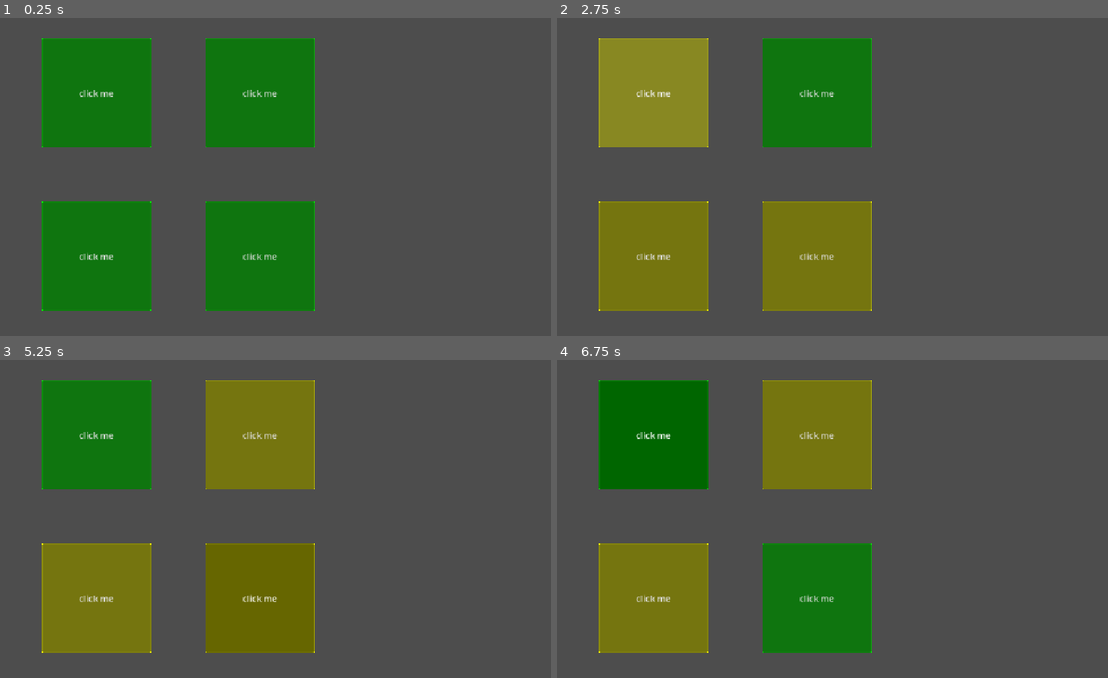
Above: before the commit, frames 1-4 (two rows, left to right).
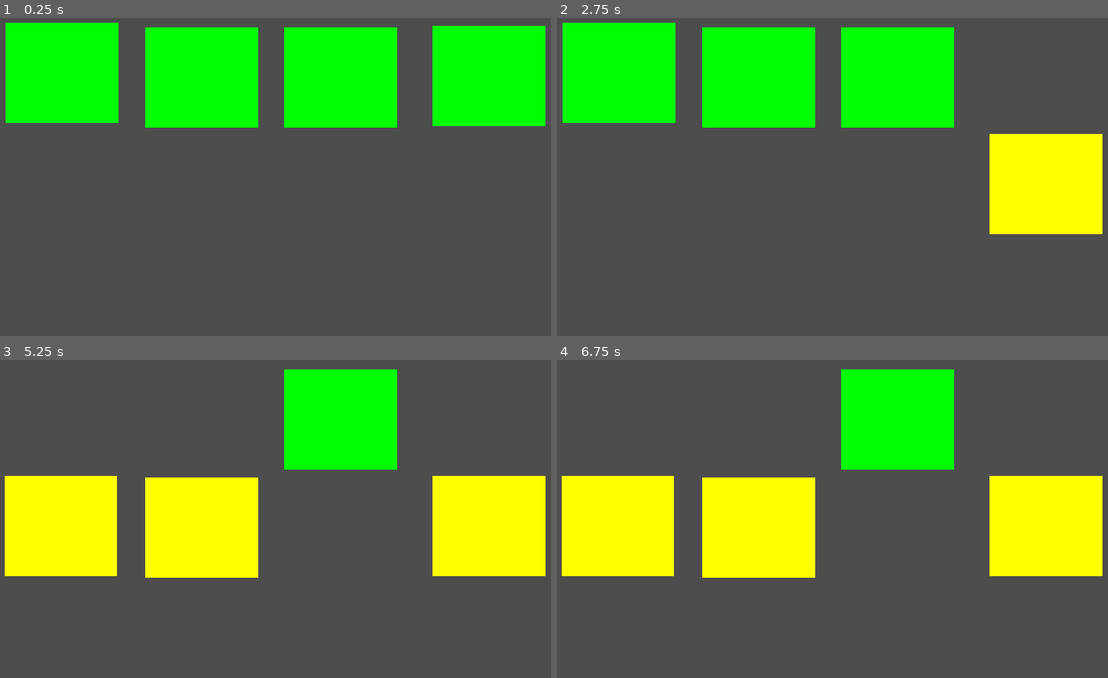
Above: after the commit, the same moments.

Repository: xXample/game-jam-2026
Game: Godot game, scene res://main.tscn
Two runs of this game, one before a commit and one after it. Both use one fixed random seed, a clock stepped at 60 frames per second and the inputs below.
Inputs (mouse positions are in pixels of both pictures, inside the frame that each line leads up to):
- Up to frame 1 (0.25 s): no input
- Up to frame 2 (2.75 s): click (656, 94) at 0.5 s, where only the run before the commit has a clickable "click me"; click (656, 94) at 1.25 s, where only the run before the commit has a clickable "click me"; click (656, 94) at 2 s, where only the run before the commit has a clickable "click me"
- Up to frame 3 (5.25 s): move the mouse to (440, 484) at 2.77 s; click (440, 484) at 2.92 s; tap Enter at 3.5, 5 s; move the mouse to (176, 519) at 3.52 s; click (176, 519) at 3.67 s; tap Space at 4.25 s; move the mouse to (363, 423) at 4.27 s; click (363, 423) at 4.42 s; move the mouse to (269, 573) at 5.02 s; click (269, 573) at 5.17 s
- Up to frame 4 (6.75 s): tap Space at 5.75 s; move the mouse to (1047, 553) at 5.77 s; click (1047, 553) at 5.92 s; tap Enter at 6.5 s; move the mouse to (672, 449) at 6.52 s; click (672, 449) at 6.67 s

The runs differ from the first frame. In frame 1, 45% of the frame differs, in the area x 0-100%, y 1-93%; in frame 2, 45%; in frame 3, 48%, in the area x 0-100%, y 2-93%; in frame 4, 48%.

Commit message:
Implement core functions

Diff:
--- a/block.tscn
+++ /dev/null
@@ -1,24 +0,0 @@
-[gd_scene format=3 uid="uid://bir8hgpy2sytk"]
-
-[ext_resource type="Script" uid="uid://dw1w5ji75sju5" path="res://block.gd" id="1_im0tn"]
-
-[node name="Block" type="Control" unique_id=1895391516]
-layout_mode = 3
-anchors_preset = 15
-anchor_right = 1.0
-anchor_bottom = 1.0
-grow_horizontal = 2
-grow_vertical = 2
-script = ExtResource("1_im0tn")
-
-[node name="Placeholder" type="ColorRect" parent="." unique_id=1768524577]
-layout_mode = 0
-offset_right = 200.0
-offset_bottom = 200.0
-color = Color(0.11372549, 1, 0.18431373, 1)
-
-[node name="ClickArea" type="Button" parent="." unique_id=76333994]
-layout_mode = 0
-offset_right = 200.0
-offset_bottom = 200.0
-text = "click me"
--- /dev/null
+++ b/clickable.gd
@@ -0,0 +1,79 @@
+extends Area2D
+
+var health = 0
+var time_in_danger = 0
+const TRANSITION_TIME = 5
+
+# Called when the node enters the scene tree for the first time.
+func _ready() -> void:
+	#print("game start")
+	#$"Green_collision".hide()
+	#$"Green_collision".disabled = true
+	$"Yellow_collision".hide()
+	$"Yellow_collision".disabled = true
+	$"Red_collision".hide()
+	$"Red_collision".disabled = true
+
+# Called every frame. 'delta' is the elapsed time since the previous frame.
+func _process(delta: float) -> void:
+	if ($"Green_collision".is_visible_in_tree()):
+		time_in_danger = 0
+		return
+
+	time_in_danger += delta
+	if (time_in_danger >= TRANSITION_TIME):
+		if ($"Yellow_collision".is_visible_in_tree()):
+			make_red()
+			time_in_danger = 0
+		else:
+			$"..".game_over()
+			time_in_danger = 0 #for debugging
+
+
+func _on_input_event(viewport: Node, event: InputEvent, shape_idx: int) -> void:
+	if event is InputEventMouseButton and event.pressed and get_parent().wacks > 0:
+		get_parent().wacks -= 1
+		#print(get_parent().wacks)
+		if $"Red_collision".is_visible_in_tree():
+			health -= 1
+			if (health == 0):
+				$"Red_collision".hide()
+				$"Red_collision".disabled = true
+				$"Yellow_collision".show()
+				$"Yellow_collision".disabled = false
+				const YELLOW_HEALTH = 3
+				health = YELLOW_HEALTH
+
+		elif $"Yellow_collision".is_visible_in_tree():
+			health -= 1
+			if (health == 0):
+				$"Yellow_collision".hide()
+				$"Yellow_collision".disabled = true
+				$"Green_collision".show()
+				$"Green_collision".disabled = false
+				const GREEN_HEALTH = 0
+				health = GREEN_HEALTH
+
+
+
+func make_yellow():
+	assert($"Green_collision".is_visible_in_tree())
+	$"Green_collision".hide()
+	$"Green_collision".disabled = true
+
+	$"Yellow_collision".show()
+	$"Yellow_collision".disabled = false
+	health = 3
+
+func make_red():
+	assert($"Yellow_collision".is_visible_in_tree())
+	$"Yellow_collision".hide()
+	$"Yellow_collision".disabled = true
+
+	$"Red_collision".show()
+	$"Red_collision".disabled = false
+	health += 5
+
+#func game_over():
+	#print("Game Over")
+	#set_process(false)
--- a/game_manager.gd
+++ /dev/null
@@ -1,52 +0,0 @@
-extends Node
-
-
-@onready var blocks = [
-	$"../Block",
-	$"../Block2",
-	$"../Block3",
-	$"../Block4"
-]
-
-
-const SPAWN_INTERVAL = 2.5
-
-var spawn_timer = 0.0
-
-
-func _process(delta):
-	spawn_timer += delta
-
-	if spawn_timer >= SPAWN_INTERVAL:
-		spawn_timer = 0.0
-		spawn_monsters()
-
-
-func spawn_monsters():
-	var available_blocks = []
-
-	for block in blocks:
-		if block.is_green():
-			available_blocks.append(block)
-
-	if available_blocks.size() == 0:
-		return
-
-	var roll = randf()
-	var amount = 1
-
-	if roll < 0.05:
-		amount = 4
-	elif roll < 0.20:
-		amount = 3
-	elif roll < 0.40:
-		amount = 2
-	else:
-		amount = 1
-
-	amount = min(amount, available_blocks.size())
-
-	for i in range(amount):
-		var block = available_blocks.pick_random()
-		block.make_yellow()
-		available_blocks.erase(block)
--- /dev/null
+++ b/main.gd
@@ -0,0 +1,51 @@
+extends Node2D
+
+@onready var mon_1 = $"Monster_1"
+@onready var mon_2 = $"Monster_2"
+@onready var mon_3 = $"Monster_3"
+@onready var mon_4 = $"Monster_4"
+@onready var monsters = [mon_1, mon_2, mon_3, mon_4]
+var wacks = 20
+
+func _ready() -> void:
+	print("game_start")
+	pass
+
+
+const SPAWN_INTERVAL = 2.5
+var spawn_timer = 0
+var wack_timer = 0
+func _process(delta: float) -> void:
+	wack_timer += delta
+	if (wack_timer >= 0.5):
+		wacks = min(20, wacks + 1)
+		wack_timer = 0
+
+	spawn_timer += delta
+	if spawn_timer >= SPAWN_INTERVAL:
+		spawn_timer = 0.0
+		spawn_monsters()
+
+func spawn_monsters():
+	var green_monsters = []
+	for m in monsters:
+		if m.get_node("Green_collision").is_visible_in_tree():
+			green_monsters.append(m)
+
+	var roll = randf()
+	var amount = -1
+
+	if roll <=   0.05: amount = 4
+	elif roll <= 0.20: amount = 3
+	elif roll <= 0.40: amount = 2
+	else: amount = 1
+
+	amount = min(amount, green_monsters.size())
+	for i in range(amount):
+		var monster = green_monsters.pick_random()
+		monster.make_yellow()
+		green_monsters.erase(monster)
+
+func game_over():
+	print("Game Over")
+	get_tree().quit()
--- a/main.tscn
+++ b/main.tscn
@@ -1,43 +1,181 @@
 [gd_scene format=3 uid="uid://iosb2w0fsbmo"]
 
-[ext_resource type="PackedScene" uid="uid://bir8hgpy2sytk" path="res://block.tscn" id="1_ig7tw"]
-[ext_resource type="Script" uid="uid://c4tpwiy02f8p2" path="res://game_manager.gd" id="2_0xm2m"]
+[ext_resource type="Script" uid="uid://dd7iyriboctgt" path="res://main.gd" id="1_0xm2m"]
+[ext_resource type="Script" uid="uid://dgmkti8ou64v6" path="res://clickable.gd" id="1_ig7tw"]
 
-[node name="Main" type="Control" unique_id=1007403435]
-layout_mode = 3
-anchors_preset = 15
-anchor_right = 1.0
-anchor_bottom = 1.0
-grow_horizontal = 2
-grow_vertical = 2
+[sub_resource type="RectangleShape2D" id="RectangleShape2D_k30ep"]
+size = Vector2(209, 182)
 
-[node name="Block" parent="." unique_id=1895391516 instance=ExtResource("1_ig7tw")]
-layout_mode = 1
-offset_left = 100.0
-offset_top = 100.0
-offset_right = 100.0
-offset_bottom = 100.0
+[sub_resource type="RectangleShape2D" id="RectangleShape2D_ycxyu"]
+size = Vector2(207.5, 158.5)
 
-[node name="Block2" parent="." unique_id=1798732807 instance=ExtResource("1_ig7tw")]
-layout_mode = 1
-offset_left = 400.0
-offset_top = 100.0
-offset_right = 400.0
-offset_bottom = 100.0
+[sub_resource type="RectangleShape2D" id="RectangleShape2D_b0why"]
+size = Vector2(202, 150.5)
 
-[node name="Block3" parent="." unique_id=244716277 instance=ExtResource("1_ig7tw")]
-layout_mode = 1
-offset_left = 100.0
-offset_top = 400.0
-offset_right = 100.0
-offset_bottom = 400.0
+[node name="Main" type="Node2D" unique_id=520729202]
+script = ExtResource("1_0xm2m")
 
-[node name="Block4" parent="." unique_id=832808915 instance=ExtResource("1_ig7tw")]
-layout_mode = 1
-offset_left = 400.0
-offset_top = 400.0
-offset_right = 400.0
-offset_bottom = 400.0
+[node name="Monster_1" type="Area2D" parent="." unique_id=1528871679]
+position = Vector2(132, 40)
+script = ExtResource("1_ig7tw")
 
-[node name="GameManager" type="Node" parent="." unique_id=852141296]
-script = ExtResource("2_0xm2m")
+[node name="Green_collision" type="CollisionShape2D" parent="Monster_1" unique_id=937704843]
+position = Vector2(2, 125)
+shape = SubResource("RectangleShape2D_k30ep")
+
+[node name="ColorRect" type="ColorRect" parent="Monster_1/Green_collision" unique_id=2122062879]
+offset_left = -101.0
+offset_top = -95.0
+offset_right = 106.0
+offset_bottom = 89.0
+mouse_filter = 2
+color = Color(0, 1, 0, 1)
+
+[node name="Yellow_collision" type="CollisionShape2D" parent="Monster_1" unique_id=604124941]
+position = Vector2(4.25, 328.75)
+shape = SubResource("RectangleShape2D_ycxyu")
+
+[node name="ColorRect" type="ColorRect" parent="Monster_1/Yellow_collision" unique_id=1547769829]
+offset_left = -105.25
+offset_top = -93.75
+offset_right = 101.75
+offset_bottom = 90.25
+mouse_filter = 2
+color = Color(1, 1, 0, 1)
+
+[node name="Red_collision" type="CollisionShape2D" parent="Monster_1" unique_id=2027534067]
+position = Vector2(6, 506.75)
+shape = SubResource("RectangleShape2D_b0why")
+
+[node name="ColorRect" type="ColorRect" parent="Monster_1/Red_collision" unique_id=834639529]
+offset_left = -105.25
+offset_top = -93.75
+offset_right = 101.75
+offset_bottom = 90.25
+mouse_filter = 2
+color = Color(1, 0, 0, 1)
+
+[node name="Monster_2" type="Area2D" parent="." unique_id=1038749568]
+position = Vector2(390, 43)
+script = ExtResource("1_ig7tw")
+
+[node name="Green_collision" type="CollisionShape2D" parent="Monster_2" unique_id=2115689485]
+position = Vector2(2, 125)
+shape = SubResource("RectangleShape2D_k30ep")
+
+[node name="ColorRect" type="ColorRect" parent="Monster_2/Green_collision" unique_id=387288244]
+offset_left = -102.0
+offset_top = -90.0
+offset_right = 105.0
+offset_bottom = 94.0
+mouse_filter = 2
+color = Color(0, 1, 0, 1)
+
+[node name="Yellow_collision" type="CollisionShape2D" parent="Monster_2" unique_id=245474747]
+position = Vector2(4.25, 328.75)
+shape = SubResource("RectangleShape2D_ycxyu")
+
+[node name="ColorRect" type="ColorRect" parent="Monster_2/Yellow_collision" unique_id=1685404393]
+offset_left = -105.25
+offset_top = -93.75
+offset_right = 101.75
+offset_bottom = 90.25
+mouse_filter = 2
+color = Color(1, 1, 0, 1)
+
+[node name="Red_collision" type="CollisionShape2D" parent="Monster_2" unique_id=59354043]
+position = Vector2(6, 506.75)
+shape = SubResource("RectangleShape2D_b0why")
+
+[node name="ColorRect" type="ColorRect" parent="Monster_2/Red_collision" unique_id=1233730193]
+offset_left = -105.25
+offset_top = -93.75
+offset_right = 101.75
+offset_bottom = 90.25
+mouse_filter = 2
+color = Color(1, 0, 0, 1)
+
+[node name="Monster_3" type="Area2D" parent="." unique_id=352706588]
+position = Vector2(645, 44)
+script = ExtResource("1_ig7tw")
+
+[node name="Green_collision" type="CollisionShape2D" parent="Monster_3" unique_id=1681073107]
+position = Vector2(2, 125)
+shape = SubResource("RectangleShape2D_k30ep")
+
+[node name="ColorRect" type="ColorRect" parent="Monster_3/Green_collision" unique_id=1005605455]
+offset_left = -102.0
+offset_top = -90.0
+offset_right = 105.0
+offset_bottom = 94.0
+mouse_filter = 2
+color = Color(0, 1, 0, 1)
+
+[node name="Yellow_collision" type="CollisionShape2D" parent="Monster_3" unique_id=1761422336]
+position = Vector2(4.25, 328.75)
+shape = SubResource("RectangleShape2D_ycxyu")
+
+[node name="ColorRect" type="ColorRect" parent="Monster_3/Yellow_collision" unique_id=1391185330]
+offset_left = -105.25
+offset_top = -93.75
+offset_right = 101.75
+offset_bottom = 90.25
+mouse_filter = 2
+color = Color(1, 1, 0, 1)
+
+[node name="Red_collision" type="CollisionShape2D" parent="Monster_3" unique_id=873957732]
+position = Vector2(6, 506.75)
+shape = SubResource("RectangleShape2D_b0why")
+
+[node name="ColorRect" type="ColorRect" parent="Monster_3/Red_collision" unique_id=1932613068]
+offset_left = -105.25
+offset_top = -93.75
+offset_right = 101.75
+offset_bottom = 90.25
+mouse_filter = 2
+color = Color(1, 0, 0, 1)
+
+[node name="Monster_4" type="Area2D" parent="." unique_id=726571365]
+position = Vector2(917, 41)
+script = ExtResource("1_ig7tw")
+
+[node name="Green_collision" type="CollisionShape2D" parent="Monster_4" unique_id=654981286]
+position = Vector2(2, 125)
+shape = SubResource("RectangleShape2D_k30ep")
+
+[node name="ColorRect" type="ColorRect" parent="Monster_4/Green_collision" unique_id=1569342334]
+offset_left = -102.0
+offset_top = -90.0
+offset_right = 105.0
+offset_bottom = 94.0
+mouse_filter = 2
+color = Color(0, 1, 0, 1)
+
+[node name="Yellow_collision" type="CollisionShape2D" parent="Monster_4" unique_id=1646963176]
+position = Vector2(4.25, 328.75)
+shape = SubResource("RectangleShape2D_ycxyu")
+
+[node name="ColorRect" type="ColorRect" parent="Monster_4/Yellow_collision" unique_id=485426682]
+offset_left = -105.25
+offset_top = -93.75
+offset_right = 101.75
+offset_bottom = 90.25
+mouse_filter = 2
+color = Color(1, 1, 0, 1)
+
+[node name="Red_collision" type="CollisionShape2D" parent="Monster_4" unique_id=2014869768]
+position = Vector2(6, 506.75)
+shape = SubResource("RectangleShape2D_b0why")
+
+[node name="ColorRect" type="ColorRect" parent="Monster_4/Red_collision" unique_id=577544779]
+offset_left = -105.25
+offset_top = -93.75
+offset_right = 101.75
+offset_bottom = 90.25
+mouse_filter = 2
+color = Color(1, 0, 0, 1)
+
+[connection signal="input_event" from="Monster_1" to="Monster_1" method="_on_input_event"]
+[connection signal="input_event" from="Monster_2" to="Monster_2" method="_on_input_event"]
+[connection signal="input_event" from="Monster_3" to="Monster_3" method="_on_input_event"]
+[connection signal="input_event" from="Monster_4" to="Monster_4" method="_on_input_event"]
Not shown, changed: block.gd.uid
Not shown, added: clickable.gd.uid
Not shown, removed: game_manager.gd.uid
Not shown, added: main.gd.uid
